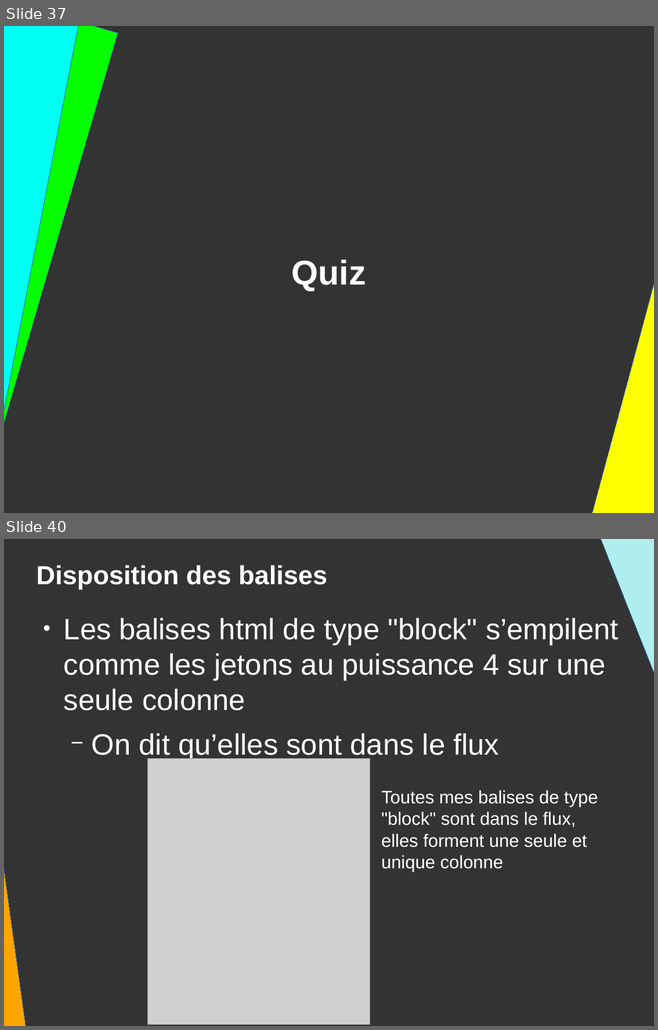
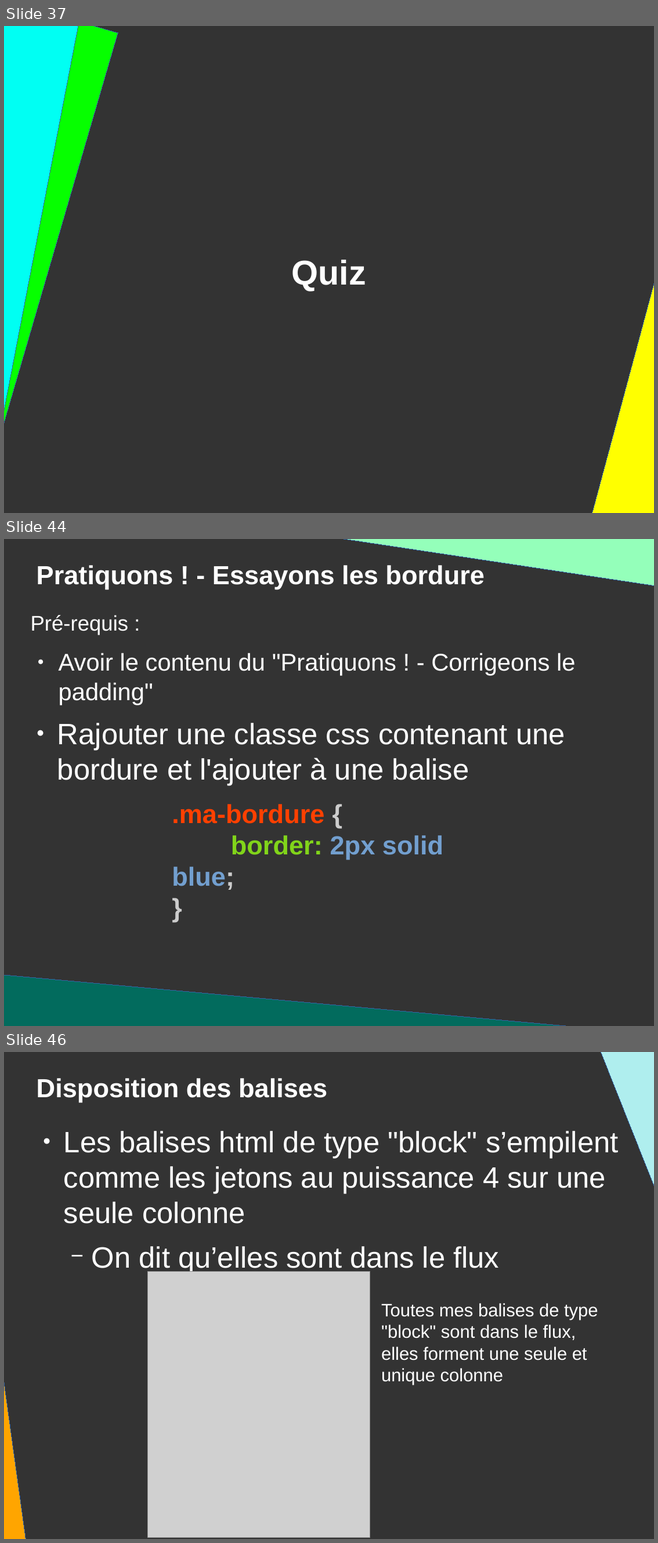
Before and after one commit to DanYellow/presentations, a slide deck: mmi/html/travaux-pratiques/numero-2/presentation.odp. Shown one above the other, each under a label of ours: slides 37 and 40 before the commit, slides 37, 44 and 46 after it; the slides between them are not shown. The pictures are 658x1030 and 658x1543 pixels, drawn with LibreOffice and Linux fonts; fonts in the diff are those of the drawing; grey boxes stand for pictures. Boxes give left, top, right and bottom in pixels: in the first picture for what was removed or moved away, otherwise in the second. Text is boxed around its words. In the diff, an @@ line names an element or a change of style, - is before the commit and + after.

```diff
--- a/mmi/html/travaux-pratiques/numero-2/presentation.odp
+++ b/mmi/html/travaux-pratiques/numero-2/presentation.odp
@@ slide 44 added at [4,539,654,1026], background #333333 @@
@@ right triangle added at [321,539,654,586], fill #94FFBA, outline #3465A4 0 pt @@
@@ title added at [36,565,484,589], 32 pt, text #FFFFFF, bold @@
+Pratiquons ! - Essayons les bordure
@@ text added at [31,615,575,705], 29.6 pt, text #FFFFFF @@
+Pré-requis :
+● Avoir le contenu du "Pratiquons ! - Corrigeons le padding"
@@ text added at [57,723,565,785], 36 pt, text #FFFFFF @@
+● Rajouter une classe css contenant une bordure et l'ajouter à une balise
@@ text added at [172,804,443,890], 32 pt, text #729FCF, bold @@
+.ma-bordure {
+border: 2px solid blue;
+}
@@ right triangle added at [4,975,611,1026], fill #026B5D, outline #3465A4 0 pt @@
@@ what was slide 40 is now slide 46 @@
```
Also in this commit, not shown: 3 slides changed, 6 other slides added, 1 slide removed.
